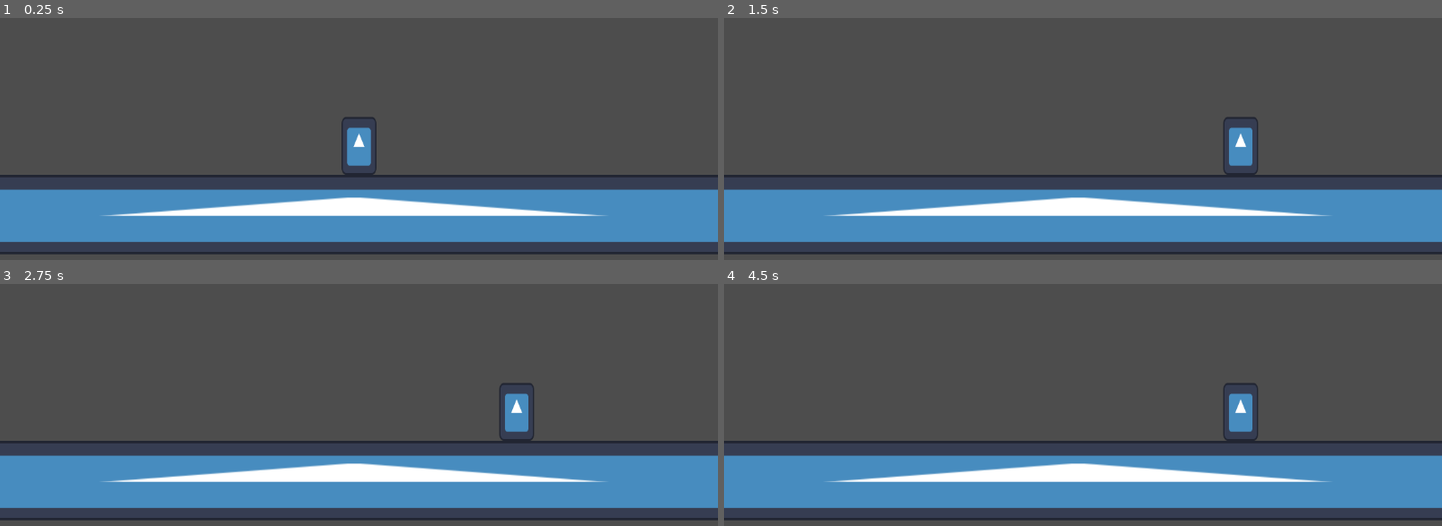
Above: before the commit, frames 1-4 (two rows, left to right).
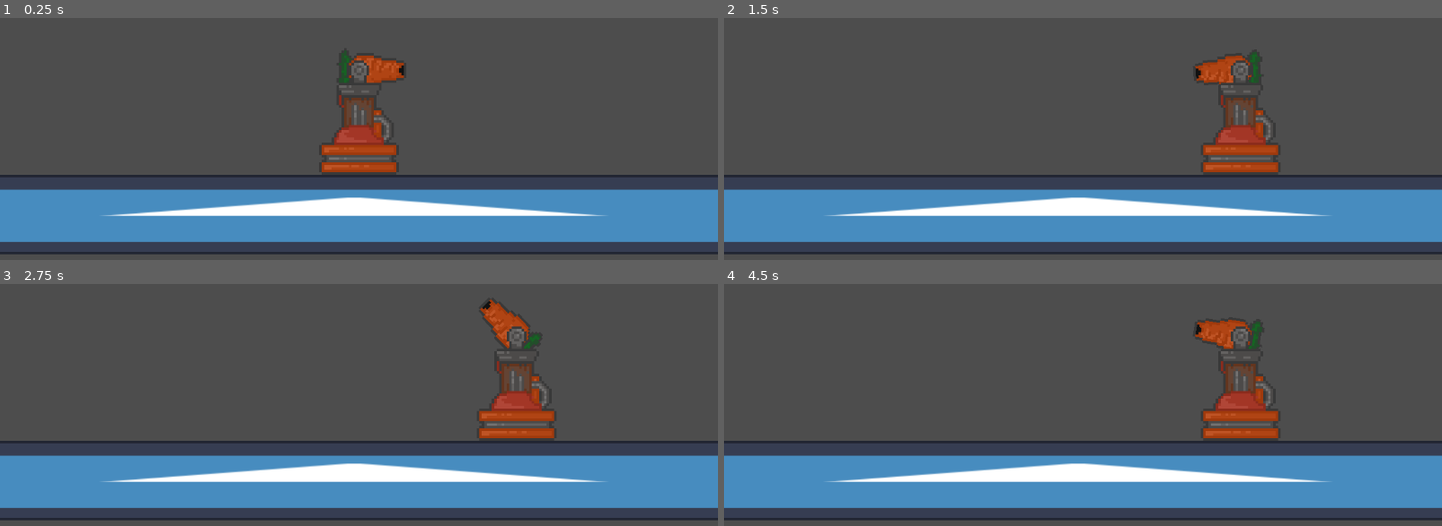
Above: after the commit, the same moments.

Repository: Luminescent-Cheese/district-jam-VII
Game: Godot game, scene res://test.tscn
The game is run twice, just before and just after one commit, with the same random seed, the same clock (stepped at 60 frames per second) and the same inputs. The engine's default icon, where the game draws it, is replaced by a stand-in: a white triangle on a blue panel in a dark square.
Inputs (mouse positions are in pixels of both pictures, inside the frame that each line leads up to):
- Up to frame 1 (0.25 s): no input
- Up to frame 2 (1.5 s): tap Enter at 0.5 s; move the mouse to (1240, 49) at 0.52 s; click (1240, 49) at 0.67 s; tap Space at 1.25 s; move the mouse to (939, 90) at 1.27 s; click (939, 90) at 1.42 s
- Up to frame 3 (2.75 s): tap Enter at 2 s; move the mouse to (outside the picture) at 2.02 s; click (outside the picture) at 2.17 s
- Up to frame 4 (4.5 s): tap Space at 2.75, 4.25 s; move the mouse to (1047, 417) at 2.77 s; click (1047, 417) at 2.92 s; tap Enter at 3.5 s; move the mouse to (1298, 397) at 3.52 s; click (1298, 397) at 3.67 s; move the mouse to (outside the picture) at 4.27 s; click (outside the picture) at 4.42 s

The runs differ from the first frame. In frame 1, 2.6% of the frame differs, in the area x 44-57%, y 13-64%; in frame 2, 2.6%, in the area x 65-78%, y 13-64%; in frame 3, 2.6%; in frame 4, 2.6%.

Commit message:
Carrot Gun
visuals update, plus carrot scene that pulls from building

Diff:
--- a/building.tscn
+++ b/building.tscn
@@ -4,16 +4,19 @@
 [ext_resource type="Texture2D" uid="uid://6j5q4vcde6ai" path="res://icon.svg" id="1_5j34s"]
 
 [sub_resource type="RectangleShape2D" id="RectangleShape2D_2yopf"]
-size = Vector2(57, 93)
+size = Vector2(129, 190.5)
 
 [node name="Building" type="CharacterBody2D" unique_id=1422852066]
 script = ExtResource("1_2yopf")
 
-[node name="Sprite2D" type="Sprite2D" parent="." unique_id=1108329169]
+[node name="Pivot" type="Node2D" parent="." unique_id=1085883043]
+position = Vector2(0, -46.5)
+
+[node name="Base" type="Sprite2D" parent="." unique_id=1108329169]
 position = Vector2(0, -46.5)
 scale = Vector2(0.4375, 0.7265625)
 texture = ExtResource("1_5j34s")
 
 [node name="CollisionShape2D" type="CollisionShape2D" parent="." unique_id=1382810759]
-position = Vector2(0, -46.5)
+position = Vector2(0, -48)
 shape = SubResource("RectangleShape2D_2yopf")
--- a/buildingBase.gd
+++ b/buildingBase.gd
@@ -1,9 +1,14 @@
 extends CharacterBody2D
 
 @export var xPos = 99999
+@export var cost = 0
 func _physics_process(delta: float) -> void:
 	if xPos == 99999:
 		_buildPlace()
+	else:
+		$Pivot.look_at(get_global_mouse_position())
+
+		#all stuff tower does
 
 func _buildPlace() -> void:
 	position = Vector2(get_global_mouse_position().x,0)
--- /dev/null
+++ b/carrot_cannon.tscn
@@ -0,0 +1,61 @@
+[gd_scene format=3 uid="uid://cvsegvgq73n84"]
+
+[ext_resource type="PackedScene" uid="uid://b2vt2s656fr3m" path="res://building.tscn" id="1_wimi5"]
+[ext_resource type="Texture2D" uid="uid://dn8nxh8x5h0nf" path="res://Carrot Cannon.png" id="2_lmci4"]
+[ext_resource type="Texture2D" uid="uid://b5dqav68wkr58" path="res://Carrot Cannon base.png" id="2_s8oic"]
+
+[sub_resource type="AtlasTexture" id="AtlasTexture_s8k38"]
+atlas = ExtResource("2_lmci4")
+region = Rect2(0, 0, 128, 128)
+
+[sub_resource type="AtlasTexture" id="AtlasTexture_bdgp1"]
+atlas = ExtResource("2_lmci4")
+region = Rect2(128, 0, 128, 128)
+
+[sub_resource type="AtlasTexture" id="AtlasTexture_8imws"]
+atlas = ExtResource("2_lmci4")
+region = Rect2(0, 128, 128, 128)
+
+[sub_resource type="AtlasTexture" id="AtlasTexture_xlq33"]
+atlas = ExtResource("2_lmci4")
+region = Rect2(128, 128, 128, 128)
+
+[sub_resource type="SpriteFrames" id="SpriteFrames_lrygq"]
+animations = [{
+"frames": [{
+"duration": 1.0,
+"texture": SubResource("AtlasTexture_s8k38")
+}, {
+"duration": 1.0,
+"texture": SubResource("AtlasTexture_bdgp1")
+}, {
+"duration": 1.0,
+"texture": SubResource("AtlasTexture_8imws")
+}, {
+"duration": 1.0,
+"texture": SubResource("AtlasTexture_xlq33")
+}],
+"loop": true,
+"name": &"default",
+"speed": 5.0
+}]
+
+[node name="Carrot Cannon" unique_id=1422852066 instance=ExtResource("1_wimi5")]
+
+[node name="Pivot" parent="." index="0" unique_id=1085883043]
+position = Vector2(0, -168)
+
+[node name="Head" type="AnimatedSprite2D" parent="Pivot" index="0" unique_id=1969785330]
+texture_filter = 1
+position = Vector2(24, 1.2239188e-06)
+rotation = 1.5707964
+sprite_frames = SubResource("SpriteFrames_lrygq")
+
+[node name="Base" parent="." index="1" unique_id=1108329169]
+texture_filter = 1
+position = Vector2(0, -128)
+scale = Vector2(1, 1)
+texture = ExtResource("2_s8oic")
+
+[node name="CollisionShape2D" parent="." index="2" unique_id=1382810759]
+position = Vector2(0, -95)
--- a/test.tscn
+++ b/test.tscn
@@ -1,14 +1,15 @@
 [gd_scene format=3 uid="uid://p2fvrphmnn0l"]
 
-[ext_resource type="PackedScene" uid="uid://b2vt2s656fr3m" path="res://building.tscn" id="1_8uh7m"]
+[ext_resource type="PackedScene" uid="uid://cvsegvgq73n84" path="res://carrot_cannon.tscn" id="1_8uh7m"]
 [ext_resource type="Texture2D" uid="uid://6j5q4vcde6ai" path="res://icon.svg" id="1_37kl0"]
 
 [node name="test" type="Node2D" unique_id=1199137001]
 
+[node name="Carrot Cannon" parent="." unique_id=1422852066 instance=ExtResource("1_8uh7m")]
+position = Vector2(6, -168)
+
 [node name="Camera2D" type="Camera2D" parent="." unique_id=25180313]
 position = Vector2(6, -168)
-
-[node name="Building" parent="." unique_id=1422852066 instance=ExtResource("1_8uh7m")]
 
 [node name="Icon" type="Sprite2D" parent="." unique_id=2018497495]
 position = Vector2(-2, 64)
Binary file added: Carrot Cannon base.png
Not shown, added: Carrot Cannon base.png.import
Binary file added: Carrot Cannon.png
Not shown, added: Carrot Cannon.png.import
